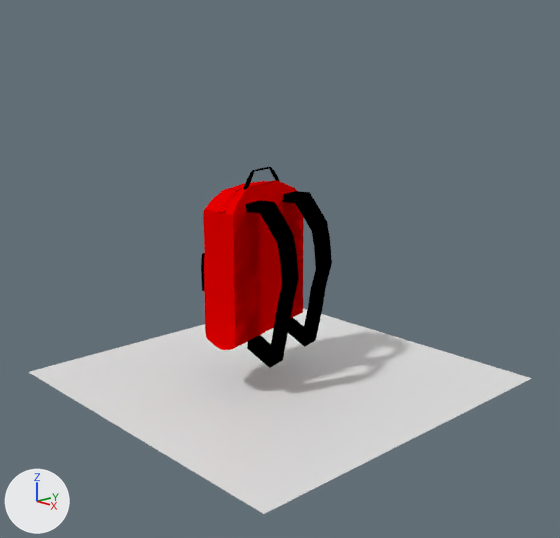
What one commit did to the Blender file game assets.blend.
The view is the same before and after, from a camera (50 mm lens) standing at (8.88, -7.75, 4.87) and looking at (0.26, 0.3, 1.88). Arrows for +X, +Y and +Z are at lower left; the lights stay in place.

The first picture shows 'Plane', 'bag'.
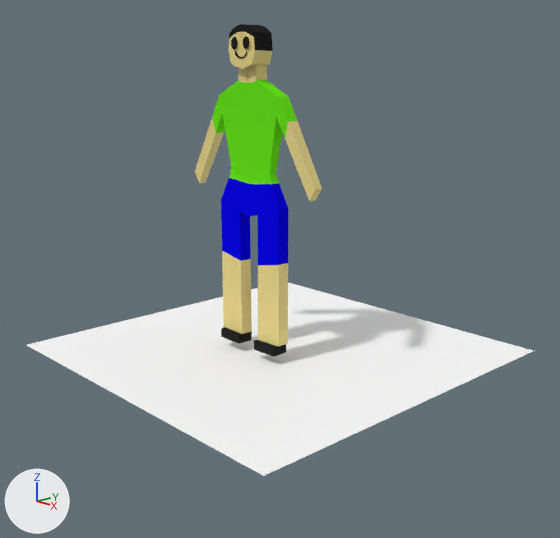
Commit message: added character

Changed parts and their boxes (x1, y1, x2, y2) in the pictures (560 x 538 px):
'Plane', recoloured, moved
    before: (29, 308, 532, 514)
    after: (27, 283, 533, 476)
'Cube.004', added
    after: (195, 24, 322, 357)
    faces in mat_character (yellow #e7d48b): (195, 32, 322, 347)
    faces in mat_tshirt (green #67e71d): (212, 80, 297, 184)
    faces in mat_jeans (blue #0b06e7): (221, 178, 288, 265)
    faces in mat_eyes (black #252525): (221, 24, 286, 357)
'bag', hidden
    before: (201, 167, 332, 368)

What the commit changed:
Material 'Material.001' (mat_material_001) is new.
Its base color is (1.0, 1.0, 1.0) (white #ffffff).
Material 'jeans' (mat_jeans) is new.
Its base color is (0.00344, 0.00192, 0.8) (blue #0b06e7).
Material 'tshirt' (mat_tshirt) is new.
Its base color is (0.137, 0.8, 0.0122) (green #67e71d).
Material 'character' (mat_character) is new.
Its base color is (0.8, 0.661, 0.26) (yellow #e7d48b).
Material 'eyes' (mat_eyes) is new.
Its base color is (0.0188, 0.0188, 0.0188) (black #252525).
me_plane_001 has 4 vertices, 1 face and spans x -1.0..1.0, y -1.0..1.0, z 0.0.
me_plane_001 now uses material mat_material_001 (white #ffffff).
Mesh me_cube_006 is new.
It has 264 vertices, 220 faces and spans x -2.07..0.05, y -2.49..1.34, z -3.81..2.25.
Faces by material slot: [93, 76, 31, 20].
It uses material mat_character (yellow #e7d48b).
It uses material mat_eyes (black #252525).
It uses material mat_tshirt (green #67e71d).
It uses material mat_jeans (blue #0b06e7).
Object 'Plane' (ob_plane) moves from (0.07, 0.43, 0.01) to (0.07, 0.43, 0.49).
Object 'bag' (ob_bag) is now hidden.
Object 'Cube.004' (ob_cube_004) is new; it shows me_cube_006.
Its location is (-0.01, 0.0, 3.71).
Its scale is (0.667, 0.101, 0.808).
It gains a MIRROR modifier named 'Mirror'.
